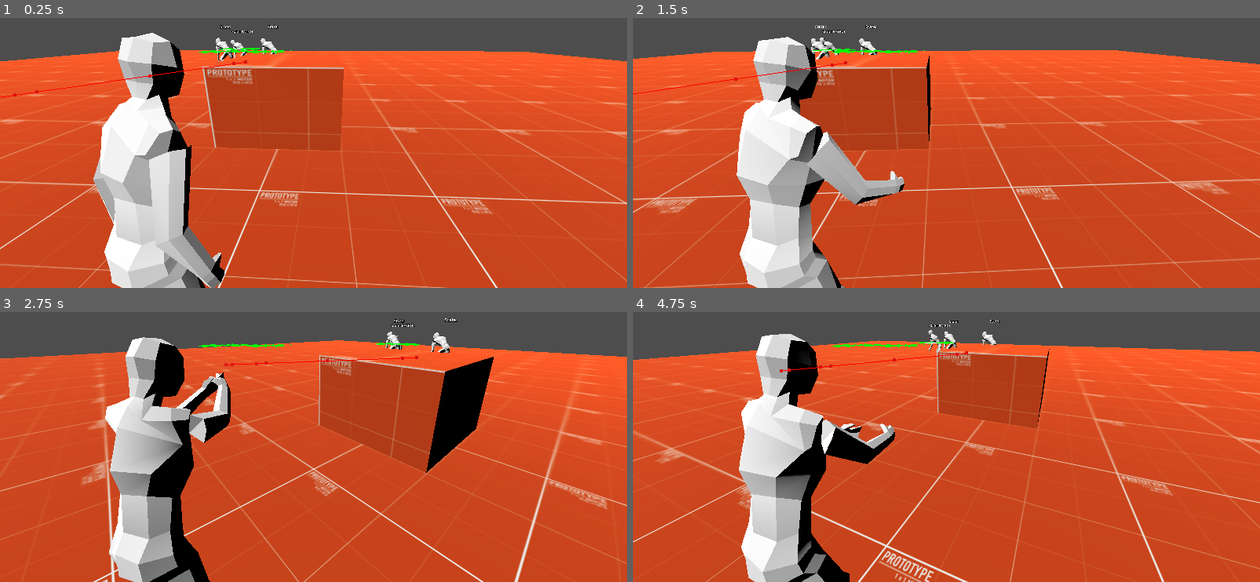
Above: before the commit, frames 1-4 (two rows, left to right).
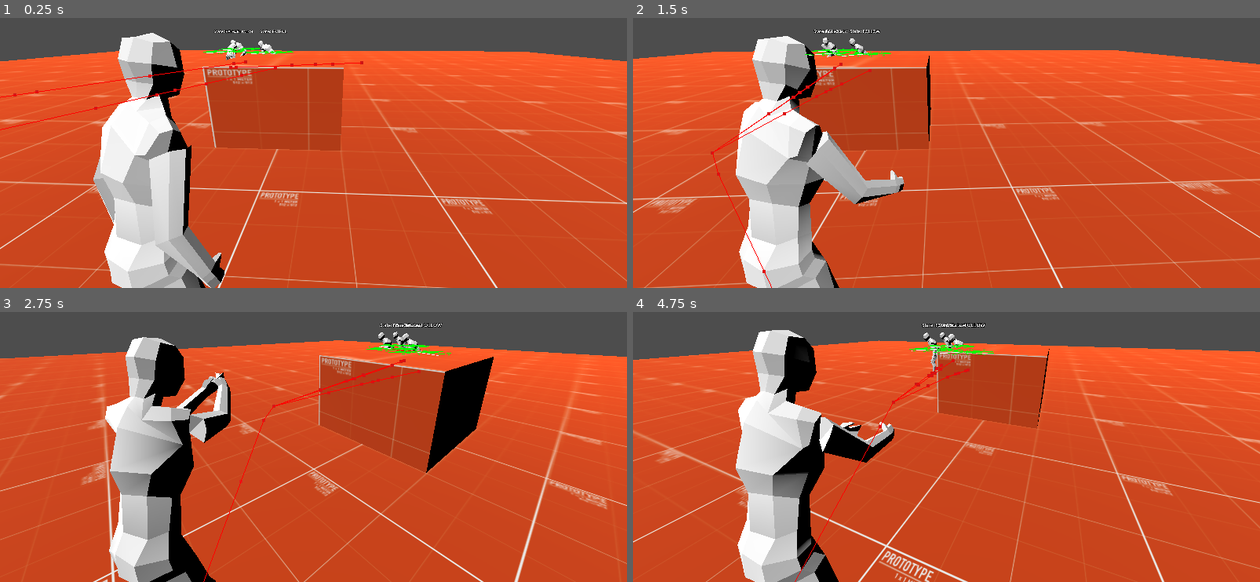
Above: after the commit, the same moments.

Repository: Vosnov/GD_APrototype
Game: Godot game, scene res://main.tscn
The game is run twice, just before and just after one commit, with the same random seed, the same clock (stepped at 60 frames per second) and the same inputs. The engine's default icon, where the game draws it, is replaced by a stand-in: a white triangle on a blue panel in a dark square.
Inputs (mouse positions are in pixels of both pictures, inside the frame that each line leads up to):
- Up to frame 1 (0.25 s): no input
- Up to frame 2 (1.5 s): move the mouse to (940, 117) at 0.52 s; hold Right mouse button (aim) 0.53-1.28 s; hold D (right) from 0.53 s (still down); click (940, 117) at 0.8 s; move the mouse to (990, 115) at 1.27 s; click (990, 115) at 1.35 s
- Up to frame 3 (2.75 s): right-click (357, 409) at 1.55 s; move the mouse to (263, 401) at 2.02 s; release D (right) at 2.03 s; hold A (left) from 2.03 s (still down); hold Right mouse button (aim) from 2.03 s (still down); click (263, 401) at 2.3 s
- Up to frame 4 (4.75 s): move the mouse to (952, 406) at 2.77 s; release Right mouse button (aim) at 2.78 s; tap S (bottom) at 2.85 s; right-click (952, 406) at 3.05 s; move the mouse to (921, 398) at 3.52 s; click (921, 398) at 3.6 s; move the mouse to (977, 403) at 4.27 s; release A (left) at 4.28 s; hold D (right) from 4.28 s (still down); tap Shift (sprint) at 4.35 s; right-click (977, 403) at 4.55 s

The runs differ from the first frame. In frame 1, 0.7% of the frame differs, in the area x 0-58%, y 2-42%; in frame 2, 1.8%; in frame 3, 1.7%; in frame 4, 4.0%, in the area x 16-59%, y 2-100%.

Commit message:
enemy take damage

Diff:
--- a/Nodes/Charecters/Enemy/enemy_type_1.gd
+++ b/Nodes/Charecters/Enemy/enemy_type_1.gd
@@ -2,16 +2,28 @@
 class_name Enemy
 
 @export var player: Node3D
+@export var HP = 3.0
+@export var DYING_ANIM_NAME = 'Dying'
 
 @onready var state_machine = $StateMachine as StateMachine
 @onready var state_label = $StateLabel
 @onready var aim_target_component = $AimTargetComponent
+@onready var animation_tree = $AnimationTree
+@onready var stering_behavior = $SteeringBehaviorComponent
 
 var gravity = ProjectSettings.get_setting("physics/3d/default_gravity")
+var enemy_is_target = false
+var is_dead = false
+
+func _ready():
+	Events.connect('enemy_take_damage', _on_take_damage)
 
 func _physics_process(delta):
 	var current_state_name = state_machine.current_state_name
 	state_label.text = str('State: ', EnemyState.StateTypes.keys()[current_state_name])
+
+	if is_dead: return
+
 	state_machine.state_update(delta)
 
 	if not is_on_floor():
@@ -20,4 +32,22 @@
 	move_and_slide()
 
 func get_aim_target() -> Vector3:
+	if aim_target_component == null:
+		return global_position
 	return aim_target_component.global_position
+
+func die():
+	is_dead = true
+	animation_tree.set("parameters/main_trans/transition_request", 'dying')
+	aim_target_component.queue_free()
+	stering_behavior.queue_free()
+
+func _on_take_damage(enemy: Enemy, damage: float):
+	if enemy == self:
+		HP -= damage
+		if HP <= 0: die()
+
+
+func _on_animation_tree_animation_finished(anim_name):
+	if anim_name == DYING_ANIM_NAME:
+		process_mode = Node.PROCESS_MODE_DISABLED
--- a/Nodes/Charecters/Enemy/enemy_type_1.tscn
+++ b/Nodes/Charecters/Enemy/enemy_type_1.tscn
@@ -93,7 +93,7 @@
 min_space = Vector2(-1, -2)
 
 [sub_resource type="AnimationNodeBlendTree" id="AnimationNodeBlendTree_xr4ar"]
-graph_offset = Vector2(-735.616, -188.794)
+graph_offset = Vector2(-617.616, -51.794)
 nodes/Animation/node = SubResource("AnimationNodeAnimation_dnvay")
 nodes/Animation/position = Vector2(-60, 240)
 "nodes/Animation 2/node" = SubResource("AnimationNodeAnimation_q2o8k")
@@ -124,12 +124,43 @@
 
 [sub_resource type="CapsuleShape3D" id="CapsuleShape3D_b7geb"]
 radius = 0.426279
-height = 1.25653
+height = 1.11209
 
 [node name="EnemyType1" type="CharacterBody3D"]
 collision_layer = 4
 collision_mask = 5
 script = ExtResource("1_qr7er")
+
+[node name="enemyType1" parent="." instance=ExtResource("1_toxgn")]
+transform = Transform3D(-0.4, 0, -3.49691e-08, 0, 0.4, 0, 3.49691e-08, 0, -0.4, 0, 0, 0)
+
+[node name="Skeleton3D" parent="enemyType1/Armature" index="0"]
+bones/0/position = Vector3(0.160947, -0.534391, -0.0423981)
+bones/0/rotation = Quaternion(0.210705, -0.192415, -0.00365799, 0.958419)
+bones/1/rotation = Quaternion(0.245982, -0.181089, 0.0232393, 0.951924)
+bones/2/rotation = Quaternion(0.304084, -0.0974221, -0.0109821, 0.947587)
+bones/3/rotation = Quaternion(-0.192146, 0.282214, -0.00120114, 0.939912)
+bones/4/rotation = Quaternion(-0.0284909, -0.000876954, 1.60969e-08, 0.999594)
+bones/5/position = Vector3(0.206725, 0.914528, 0.200227)
+bones/5/rotation = Quaternion(0.0985168, -0.112388, -0.760036, 0.632463)
+bones/6/position = Vector3(0.0189716, 0.456808, 0.0756623)
+bones/6/rotation = Quaternion(0.24099, 0.00323487, -0.352719, 0.904158)
+bones/7/rotation = Quaternion(0.453205, 0.0172269, 0.151038, 0.878348)
+bones/11/position = Vector3(-0.242826, 0.89598, 0.23957)
+bones/11/rotation = Quaternion(0.2106, 0.00167757, 0.868786, 0.448169)
+bones/12/rotation = Quaternion(-0.273982, 0.368364, 0.800456, -0.385372)
+bones/12/scale = Vector3(1.00004, 0.999996, 1.00007)
+bones/13/rotation = Quaternion(-0.23706, -0.012777, -0.403215, 0.883774)
+bones/13/scale = Vector3(0.999978, 0.999987, 1.00001)
+bones/14/rotation = Quaternion(0.218228, 0.296937, 0.894965, 0.251481)
+bones/14/scale = Vector3(1.00003, 0.999999, 1.00006)
+bones/15/rotation = Quaternion(-0.165867, -0.0111269, 0.336346, 0.92695)
+bones/15/scale = Vector3(0.99999, 0.999987, 0.999999)
+bones/16/position = Vector3(-0.298913, -0.97592, 1.43744)
+bones/17/position = Vector3(-0.438749, -2.19834, -0.222749)
+bones/18/position = Vector3(-1.07797, -1.1141, 0.842318)
+bones/19/position = Vector3(0.636253, -2.13399, 0.498832)
+bones/20/position = Vector3(0.139478, -1.10786, 1.13867)
 
 [node name="CollisionShape3D" type="CollisionShape3D" parent="."]
 transform = Transform3D(1, 0, 0, 0, 1, 0, 0, 0, 1, 0, -0.121471, -0.222097)
@@ -207,7 +238,7 @@
 collision_mask = 6
 
 [node name="CollisionShape3D" type="CollisionShape3D" parent="AttackArea"]
-transform = Transform3D(1, 0, 0, 0, -4.37114e-08, 1, 0, -1, -4.37114e-08, 0, -0.136004, -0.746013)
+transform = Transform3D(1, 0, 0, 0, -4.37114e-08, 1, 0, -1, -4.37114e-08, 0, -0.136004, -0.645887)
 shape = SubResource("CapsuleShape3D_b7geb")
 
 [node name="StateLabel" type="Label3D" parent="."]
@@ -216,39 +247,10 @@
 double_sided = false
 text = "State: "
 
-[node name="enemyType1" parent="." instance=ExtResource("1_toxgn")]
-transform = Transform3D(-0.4, 0, -3.49691e-08, 0, 0.4, 0, 3.49691e-08, 0, -0.4, 0, 0, 0)
-
-[node name="Skeleton3D" parent="enemyType1/Armature" index="0"]
-bones/0/position = Vector3(0.032412, -0.539811, -0.0165626)
-bones/0/rotation = Quaternion(0.210705, -0.192415, -0.00365799, 0.958419)
-bones/1/rotation = Quaternion(0.245982, -0.181089, 0.0232393, 0.951924)
-bones/2/rotation = Quaternion(0.303865, -0.0969689, -0.0109926, 0.947704)
-bones/3/rotation = Quaternion(-0.192146, 0.282214, -0.00120114, 0.939912)
-bones/4/rotation = Quaternion(-0.218255, 0.0371499, 1.18033e-08, 0.975184)
-bones/5/position = Vector3(0.206725, 0.914528, 0.200227)
-bones/5/rotation = Quaternion(0.156586, -0.14502, -0.802222, 0.557575)
-bones/6/position = Vector3(0.0189716, 0.456808, 0.0756623)
-bones/6/rotation = Quaternion(0.149635, -0.0171639, -0.293104, 0.944142)
-bones/7/rotation = Quaternion(0.240125, -0.00394178, 0.118591, 0.963463)
-bones/11/position = Vector3(-0.242826, 0.89598, 0.23957)
-bones/11/rotation = Quaternion(0.2106, 0.00167757, 0.868786, 0.448169)
-bones/12/rotation = Quaternion(-0.171114, 0.393755, 0.837588, -0.337822)
-bones/12/scale = Vector3(1.00004, 0.999996, 1.00007)
-bones/13/rotation = Quaternion(-0.245852, -0.0126412, -0.418167, 0.874376)
-bones/13/scale = Vector3(0.999978, 0.999987, 1.00001)
-bones/14/rotation = Quaternion(0.282267, 0.183769, 0.912861, 0.230738)
-bones/14/scale = Vector3(1.00003, 0.999999, 1.00006)
-bones/15/rotation = Quaternion(-0.176109, -0.0110105, 0.357114, 0.917243)
-bones/15/scale = Vector3(0.99999, 0.999987, 0.999999)
-bones/16/position = Vector3(-0.133411, -1.21264, 1.31718)
-bones/17/position = Vector3(-0.399367, -2.11167, -0.641656)
-bones/18/position = Vector3(-1.07797, -1.1141, 0.842318)
-bones/19/position = Vector3(0.344362, -2.15402, 0.445128)
-bones/20/position = Vector3(0.139478, -1.10786, 1.13867)
-
 [node name="AimTargetComponent" parent="." node_paths=PackedStringArray("ENEMY") instance=ExtResource("9_sjnhw")]
 transform = Transform3D(1, 0, 0, 0, 1, 0, 0, 0, 1, 0.107481, 0.131446, -0.277841)
 ENEMY = NodePath("..")
 
+[connection signal="animation_finished" from="AnimationTree" to="." method="_on_animation_tree_animation_finished"]
+
 [editable path="enemyType1"]
--- a/Nodes/Charecters/player.tscn
+++ b/Nodes/Charecters/player.tscn
@@ -50,33 +50,6 @@
 blend_point_4/node = SubResource("AnimationNodeAnimation_n2fvn")
 blend_point_4/pos = Vector2(0, -1)
 
-[sub_resource type="AnimationNodeAnimation" id="AnimationNodeAnimation_fkim5"]
-animation = &"Aim"
-
-[sub_resource type="AnimationNodeAnimation" id="AnimationNodeAnimation_u63vk"]
-animation = &"AimWalk"
-
-[sub_resource type="AnimationNodeAnimation" id="AnimationNodeAnimation_0tp05"]
-animation = &"AimWalkBack"
-
-[sub_resource type="AnimationNodeAnimation" id="AnimationNodeAnimation_rsw50"]
-animation = &"AimStrafeLeft"
-
-[sub_resource type="AnimationNodeAnimation" id="AnimationNodeAnimation_pnidu"]
-animation = &"AimStrafeRight"
-
-[sub_resource type="AnimationNodeBlendSpace2D" id="AnimationNodeBlendSpace2D_os5o3"]
-blend_point_0/node = SubResource("AnimationNodeAnimation_fkim5")
-blend_point_0/pos = Vector2(0, 0)
-blend_point_1/node = SubResource("AnimationNodeAnimation_u63vk")
-blend_point_1/pos = Vector2(0, -1)
-blend_point_2/node = SubResource("AnimationNodeAnimation_0tp05")
-blend_point_2/pos = Vector2(0, 1)
-blend_point_3/node = SubResource("AnimationNodeAnimation_rsw50")
-blend_point_3/pos = Vector2(-1, 0)
-blend_point_4/node = SubResource("AnimationNodeAnimation_pnidu")
-blend_point_4/pos = Vector2(1, 0)
-
 [sub_resource type="AnimationNodeTransition" id="AnimationNodeTransition_t17j6"]
 xfade_time = 0.3
 input_0/name = "aim"
@@ -123,7 +96,7 @@
 blend_point_4/pos = Vector2(1, 0)
 
 [sub_resource type="AnimationNodeBlendTree" id="AnimationNodeBlendTree_qr6x4"]
-graph_offset = Vector2(-629.556, -102.735)
+graph_offset = Vector2(-879.599, -159.382)
 nodes/Animation/node = SubResource("AnimationNodeAnimation_ig2hn")
 nodes/Animation/position = Vector2(-80, 380)
 "nodes/Animation 2/node" = SubResource("AnimationNodeAnimation_bnpjx")
@@ -132,17 +105,15 @@
 "nodes/Animation 3/position" = Vector2(-600, 0)
 nodes/Blend2/node = SubResource("AnimationNodeBlend2_8h4ec")
 nodes/Blend2/position = Vector2(-420, -120)
-nodes/BlendSpace2D/node = SubResource("AnimationNodeBlendSpace2D_fsug7")
-nodes/BlendSpace2D/position = Vector2(-620, -180)
-nodes/aim_iwr/node = SubResource("AnimationNodeBlendSpace2D_os5o3")
-nodes/aim_iwr/position = Vector2(-860, 0)
+nodes/aim_iwr/node = SubResource("AnimationNodeBlendSpace2D_fsug7")
+nodes/aim_iwr/position = Vector2(-620, -180)
 nodes/main_trans/node = SubResource("AnimationNodeTransition_t17j6")
 nodes/main_trans/position = Vector2(100, 140)
 nodes/shot/node = SubResource("AnimationNodeOneShot_v0wim")
 nodes/shot/position = Vector2(-240, 20)
 nodes/walk_iwr/node = SubResource("AnimationNodeBlendSpace2D_jqval")
 nodes/walk_iwr/position = Vector2(-240, 280)
-node_connections = [&"output", 0, &"main_trans", &"Blend2", 0, &"BlendSpace2D", &"Blend2", 1, &"Animation 3", &"main_trans", 0, &"shot", &"main_trans", 1, &"walk_iwr", &"main_trans", 2, &"Animation", &"shot", 0, &"Blend2", &"shot", 1, &"Animation 2"]
+node_connections = [&"output", 0, &"main_trans", &"Blend2", 0, &"aim_iwr", &"Blend2", 1, &"Animation 3", &"main_trans", 0, &"shot", &"main_trans", 1, &"walk_iwr", &"main_trans", 2, &"Animation", &"shot", 0, &"Blend2", &"shot", 1, &"Animation 2"]
 
 [node name="Player" type="CharacterBody3D"]
 collision_layer = 3
@@ -153,37 +124,37 @@
 transform = Transform3D(-0.4, 0, -3.49691e-08, 0, 0.4, 0, 3.49691e-08, 0, -0.4, 0, 0, 0)
 
 [node name="Skeleton3D" parent="myNewPlayer/Armature" index="0"]
-bones/0/position = Vector3(-0.00209714, -0.360163, -0.0048932)
+bones/0/position = Vector3(-0.00202625, -0.360214, -0.00490724)
 bones/0/rotation = Quaternion(0.0186382, -0.196081, -0.00372765, 0.980404)
 bones/1/rotation = Quaternion(0.0697058, -1.36916e-08, -2.80468e-08, 0.997568)
 bones/2/rotation = Quaternion(0.112641, -2.86949e-14, 2.68558e-08, 0.993636)
 bones/3/rotation = Quaternion(-0.103738, 8.51478e-10, -3.35284e-09, 0.994605)
-bones/4/rotation = Quaternion(0.105649, 0.195019, -3.2177e-09, 0.975093)
+bones/4/rotation = Quaternion(0.120672, 0.194683, -4.88073e-09, 0.973415)
 bones/5/position = Vector3(0.203192, 1.00571, 0.0142442)
-bones/5/rotation = Quaternion(-0.0835215, -0.373649, -0.763996, 0.519347)
+bones/5/rotation = Quaternion(-0.0832957, -0.373981, -0.76402, 0.519109)
 bones/6/position = Vector3(0.0114507, 0.377625, 0.0379625)
-bones/6/rotation = Quaternion(0.0509828, -0.209194, -0.359989, 0.90777)
-bones/7/rotation = Quaternion(0.572038, 0.188646, -0.0370928, 0.797376)
+bones/6/rotation = Quaternion(0.0510047, -0.209226, -0.359425, 0.907985)
+bones/7/rotation = Quaternion(0.571076, 0.188972, -0.0367572, 0.798004)
 bones/11/position = Vector3(-0.170101, 1.01711, 0.0341247)
-bones/11/rotation = Quaternion(0.242426, 0.465977, 0.67442, 0.518896)
+bones/11/rotation = Quaternion(0.242792, 0.466634, 0.674236, 0.518373)
 bones/12/position = Vector3(-0.0310587, 0.396934, -0.0644502)
-bones/12/rotation = Quaternion(0.380083, -0.0133261, 0.201364, 0.902669)
-bones/13/rotation = Quaternion(0.274213, 0.000941964, -0.168416, 0.946806)
-bones/17/position = Vector3(0.242068, 0.13171, 0.0373395)
-bones/17/rotation = Quaternion(-0.304018, 0.148197, 0.931235, -0.135691)
+bones/12/rotation = Quaternion(0.379498, -0.0133443, 0.201263, 0.902938)
+bones/13/rotation = Quaternion(0.273203, 0.000999853, -0.168057, 0.947162)
+bones/17/position = Vector3(0.241633, 0.131853, 0.0359709)
+bones/17/rotation = Quaternion(-0.301077, 0.12498, 0.936533, -0.128989)
 bones/17/scale = Vector3(1.00004, 0.999997, 1.00006)
-bones/18/rotation = Quaternion(-0.135961, -0.0157864, -0.237632, 0.961663)
+bones/18/rotation = Quaternion(-0.168193, -0.0149511, -0.299337, 0.939087)
 bones/18/scale = Vector3(0.999992, 0.999997, 1)
-bones/19/position = Vector3(-0.251089, 0.130927, 0.0128403)
-bones/19/rotation = Quaternion(0.52616, 0.0991402, 0.836353, 0.117644)
+bones/19/position = Vector3(-0.250648, 0.130869, 0.0163022)
+bones/19/rotation = Quaternion(0.518615, 0.109056, 0.842562, 0.0960979)
 bones/19/scale = Vector3(1.00003, 0.999998, 1.00006)
-bones/20/rotation = Quaternion(-0.175169, -0.0131459, 0.338287, 0.924502)
-bones/21/position = Vector3(-0.00997388, 1.04883, 1.5968)
-bones/22/position = Vector3(-0.344255, 1.10742, 1.56333)
-bones/23/position = Vector3(-0.348605, -2.03048, -0.388431)
-bones/24/position = Vector3(-0.501898, -1.14163, 1.08249)
-bones/25/position = Vector3(0.295177, -2.09569, 0.283394)
-bones/26/position = Vector3(-0.0380771, -1.13089, 1.10813)
+bones/20/rotation = Quaternion(-0.126904, -0.0115617, 0.247358, 0.960508)
+bones/21/position = Vector3(-0.00997388, 1.04883, 1.59797)
+bones/22/position = Vector3(-0.344255, 1.10742, 1.5645)
+bones/23/position = Vector3(-0.326957, -2.11548, -0.181893)
+bones/24/position = Vector3(-0.498063, -1.14314, 1.08265)
+bones/25/position = Vector3(0.316956, -2.01053, 0.0790805)
+bones/26/position = Vector3(-0.0381699, -1.13098, 1.10853)
 
 [node name="CollisionShape3D" type="CollisionShape3D" parent="."]
 transform = Transform3D(1, 0, 0, 0, 1, 0, 0, 0, 1, 0, -0.0584707, -0.125943)
@@ -194,8 +165,7 @@
 anim_player = NodePath("../myNewPlayer/AnimationPlayer")
 active = true
 parameters/Blend2/blend_amount = 1.0
-parameters/BlendSpace2D/blend_position = Vector2(0, -0.5)
-parameters/aim_iwr/blend_position = Vector2(0.00166392, -1.01166)
+parameters/aim_iwr/blend_position = Vector2(0, -0.5)
 parameters/main_trans/current_state = "aim"
 parameters/main_trans/transition_request = ""
 parameters/main_trans/current_index = 0
--- a/Nodes/Components/aim_target_component.tscn
+++ b/Nodes/Components/aim_target_component.tscn
@@ -2,6 +2,21 @@
 
 [ext_resource type="Texture2D" uid="uid://bc0wd7e2kwdmm" path="res://icon.svg" id="1_gp1uv"]
 [ext_resource type="Script" path="res://Scripts/Components/aim_target_component.gd" id="1_np8ix"]
+
+[sub_resource type="Animation" id="Animation_qxd1p"]
+length = 0.001
+tracks/0/type = "value"
+tracks/0/imported = false
+tracks/0/enabled = true
+tracks/0/path = NodePath("AimIcon:scale")
+tracks/0/interp = 1
+tracks/0/loop_wrap = true
+tracks/0/keys = {
+"times": PackedFloat32Array(0),
+"transitions": PackedFloat32Array(1),
+"update": 0,
+"values": [Vector3(0.4, 0.4, 0.4)]
+}
 
 [sub_resource type="Animation" id="Animation_psy8n"]
 resource_name = "aim_target_anim"
@@ -19,21 +34,6 @@
 "values": [Vector3(0.4, 0.4, 0.4), Vector3(0.2, 0.2, 0.2)]
 }
 
-[sub_resource type="Animation" id="Animation_qxd1p"]
-length = 0.001
-tracks/0/type = "value"
-tracks/0/imported = false
-tracks/0/enabled = true
-tracks/0/path = NodePath("AimIcon:scale")
-tracks/0/interp = 1
-tracks/0/loop_wrap = true
-tracks/0/keys = {
-"times": PackedFloat32Array(0),
-"transitions": PackedFloat32Array(1),
-"update": 0,
-"values": [Vector3(0.4, 0.4, 0.4)]
-}
-
 [sub_resource type="AnimationLibrary" id="AnimationLibrary_iibu4"]
 _data = {
 "RESET": SubResource("Animation_qxd1p"),
@@ -45,6 +45,7 @@
 
 [node name="AimIcon" type="Sprite3D" parent="."]
 transform = Transform3D(0.4, 0, 0, 0, 0.4, 0, 0, 0, 0.4, 0, 0, 0)
+visible = false
 billboard = 1
 double_sided = false
 no_depth_test = true
--- a/Nodes/State/EnemyType1/wait_state.tscn
+++ b/Nodes/State/EnemyType1/wait_state.tscn
@@ -90,7 +90,7 @@
 func _on_attack_area_enter(body: Node3D):
 	if body is Player:
 		set_should_attack()
-	else:
+	if body != AGENT:
 		barriers_in_attack_area.append(body)
 
 func _on_attack_area_exit(body: Node3D):
--- a/Scripts/Components/aim_target_component.gd
+++ b/Scripts/Components/aim_target_component.gd
@@ -1,7 +1,6 @@
 extends Node3D
 
 @export var ENEMY: Enemy
-@export var HIT_PARTICLE: PackedScene
 
 @onready var aim_icon = $AimIcon
 @onready var anim_player = $AnimationPlayer
@@ -37,17 +36,8 @@
 func _on_animation_player_animation_finished(_anim_name):
 	is_full_target = true
 
-func spawn_hit_particle():
-	var hit_instance = HIT_PARTICLE.instantiate() as Node3D
-	ENEMY.add_child(hit_instance)
-	hit_instance.global_position = ENEMY.get_aim_target()
-	hit_instance.look_at(ENEMY.player.global_position)
-
 func _on_player_shot():
 	if is_aim_target:
-
-		spawn_hit_particle()
-
 		if is_full_target:
 			Events.emit_signal("enemy_take_damage", ENEMY, 1.0)
 		else:
--- a/Scripts/Components/gun_ik_component.gd
+++ b/Scripts/Components/gun_ik_component.gd
@@ -15,7 +15,7 @@
 	Events.connect("enemy_target_remove", _on_aim_component_enemy_target_remove)
 
 func _process(delta):
-	if target == null:
+	if target == null or target.is_dead:
 		amount = clamp(amount - delta * SPEED, 0, 1)
 	if target != null:
 		amount = clamp(amount + delta * SPEED, 0, 1)
--- a/Scripts/Player/animations.gd
+++ b/Scripts/Player/animations.gd
@@ -27,7 +27,11 @@
 		ANIMATION_TREE.set("parameters/main_trans/transition_request", "not_aim")
 
 	ANIMATION_TREE.set("parameters/walk_iwr/blend_position", input_dir)
-	ANIMATION_TREE.set("parameters/aim_iwr/blend_position", input_dir)
+
+	if is_aim:
+		ANIMATION_TREE.set("parameters/aim_iwr/blend_position", input_dir * 0.5)
+	else:
+		ANIMATION_TREE.set("parameters/aim_iwr/blend_position", input_dir)
 
 func _input(_event):
 	if Input.is_action_just_pressed("shot"):
--- a/Scripts/Player/player.gd
+++ b/Scripts/Player/player.gd
@@ -62,8 +62,7 @@
 	if event is InputEventMouseMotion:
 		rotation.y -= deg_to_rad(event.relative.x) * get_rotate_speed()
 	if Input.is_action_just_pressed("shot") and aiming:
-		pass
-		#Events.emit_signal("player_shot")
+		Events.emit_signal("player_shot")
 
 func update_ui():
 	pass
--- a/main.tscn
+++ b/main.tscn
@@ -41,12 +41,10 @@
 transform = Transform3D(0.57524, -0.817295, -0.0335911, 0.509323, 0.325741, 0.796544, -0.640069, -0.475313, 0.603646, 0, 7.97113, 0)
 
 [node name="EnemyType1" parent="." node_paths=PackedStringArray("player") instance=ExtResource("4_s37af")]
-process_mode = 4
 transform = Transform3D(-0.033068, 0, 0.999453, 0, 1, 0, -0.999453, 0, -0.033068, -1.42554, 1.13668, -5.7975)
 player = NodePath("../Player")
 
 [node name="EnemyType2" parent="." node_paths=PackedStringArray("player") instance=ExtResource("4_s37af")]
-process_mode = 4
 transform = Transform3D(-0.033068, 0, 0.999453, 0, 1, 0, -0.999453, 0, -0.033068, -3.42554, 1.13668, -5.7975)
 player = NodePath("../Player")
 
Not shown: 1 places in Nodes/Charecters/player.tscn that only renumber resources
